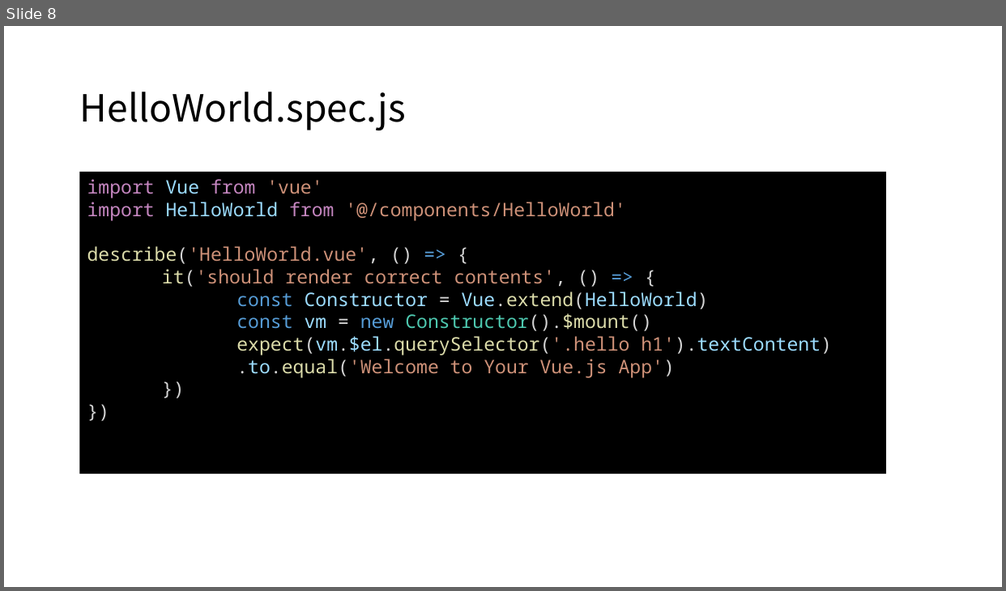
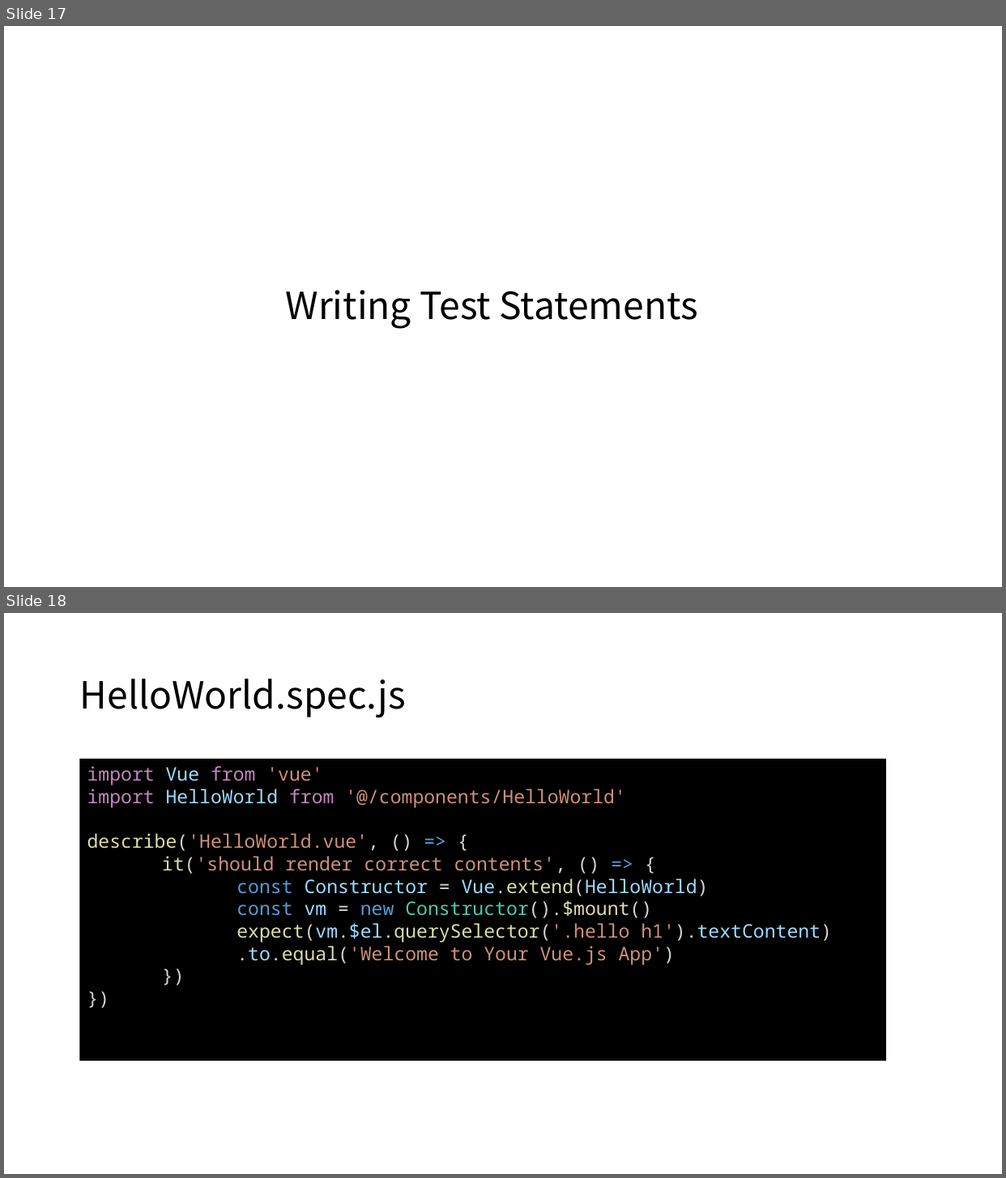
Before and after one commit to WANZARGEN/vue-study, a slide deck: Vue Unit Test.pptx. Shown one above the other, each under a label of ours: slide 8 before the commit, slides 17 and 18 after it. The pictures are 1006x591 and 1006x1178 pixels, drawn with LibreOffice and Linux fonts; fonts in the diff are those of the drawing. Boxes give left, top, right and bottom in pixels: in the first picture for what was removed or moved away, otherwise in the second. Text is boxed around its words. In the diff, an @@ line names an element or a change of style, - is before the commit and + after.

```diff
--- a/Vue Unit Test.pptx
+++ b/Vue Unit Test.pptx
@@ slide 17 added at box(4, 26, 1002, 587), background #FFFFFF @@
@@ title added at box(286, 290, 697, 329), 36 pt, text #000000 @@
+Writing Test Statements
@@ what was slide 8 is now slide 18 @@
```
Also in this commit, not shown: 7 slides changed, 9 other slides added.
